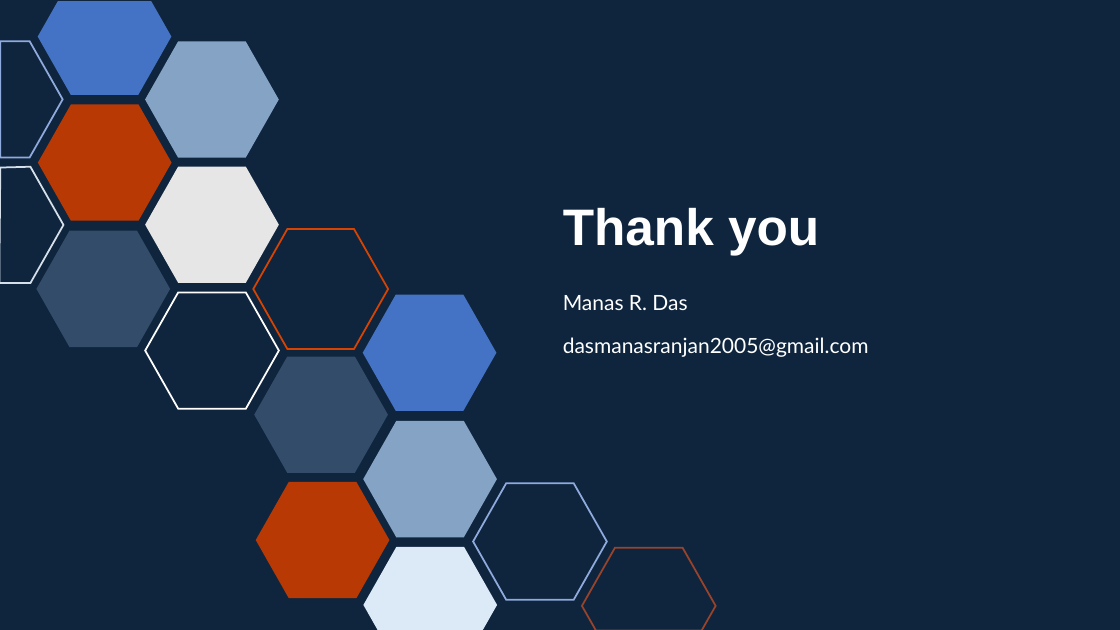
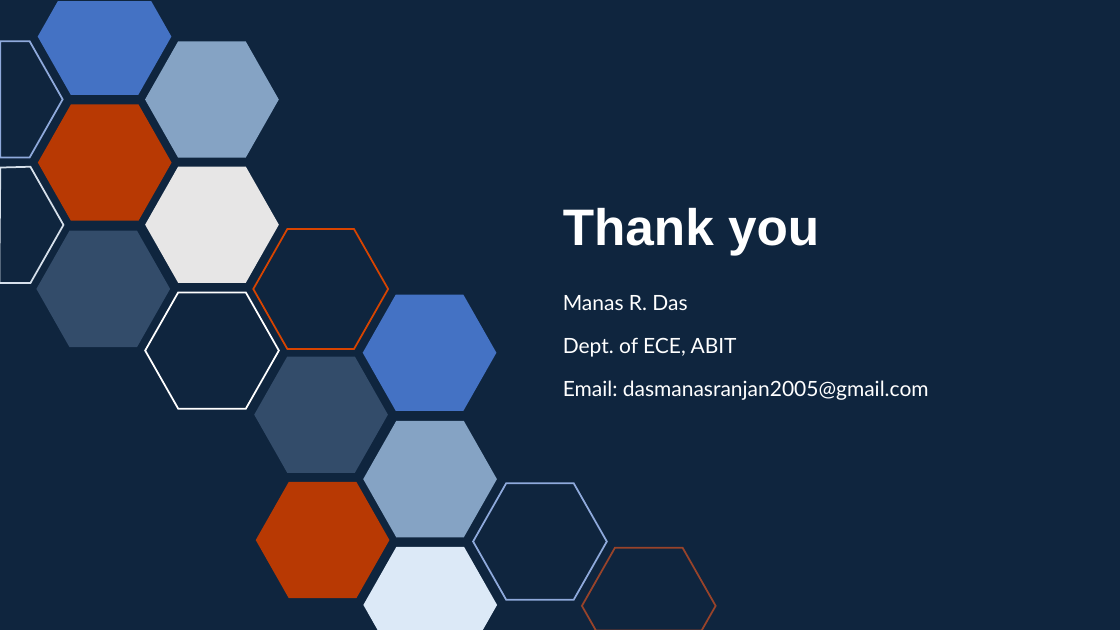
Before and after one commit to AlienMinus/Retail-Sales-Forecast, a slide deck: slide 10 of Docs/Retail Sales Forecasting.pptx (slide 13 before the commit). Drawn at 1120x630 pixels with LibreOffice and Linux fonts; fonts in the diff are those of the drawing. Boxes give left, top, right and bottom in pixels: in the first picture for what was removed or moved away, otherwise in the second. Text is boxed around its words. In the diff, an @@ line names an element or a change of style, - is before the commit and + after.

```diff
--- a/Docs/Retail Sales Forecasting.pptx
+++ b/Docs/Retail Sales Forecasting.pptx
@@ text at (x1=563, y1=337, x2=929, y2=400): text changed @@
-dasmanasranjan2005@gmail.com
+Dept. of ECE, ABIT
+Email: dasmanasranjan2005@gmail.com
```
Also in this commit, not shown: 2 other slides changed, 2 slides added, 4 slides removed, 1 other file.
